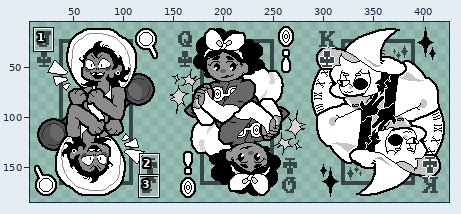
Sprite sheet, stored at ISAT_Playing_Cards/assets/2x/collab_ISAT_spades_2.png. The picture above shows the old version from afar; the outline marks the close-up.
Close-up. Before the commit:
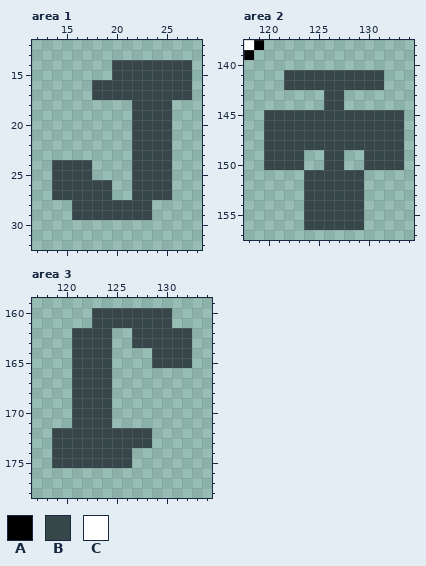
The file is 426x190 pixels. Shown: area 1: x 12..28, y 12..32; area 2: x 118..134, y 138..157; area 3: x 117..134, y 159..178. The wide view leaves out empty margins. The commit also changed other parts of the picture, which this record leaves out.
Palette (. is transparent): A #000000  B #374649  C #ffffff
And afterwards:
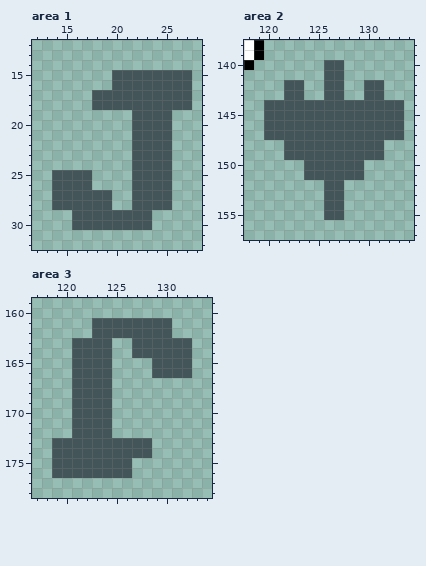
From old to new:
{"colour":"B","old":"#374649","new":"#435559"}
{"where": "area 1"}
{"y":14,"x":20,"old":"BBBBBBBB","new":"........"}
{"y":16,"x":18,"old":"BB","new":".."}
{"y":18,"x":18,"old":"....","new":"BBBB"}
{"y":18,"x":26,"old":"..","new":"BB"}
{"y":24,"x":14,"old":"BBBB","new":"...."}
{"y":26,"x":18,"old":"BB","new":".."}
{"y":28,"x":14,"old":"..","new":"BB"}
{"y":28,"x":20,"old":"BB","new":".."}
{"y":28,"x":24,"old":"..","new":"BB"}
{"y":30,"x":16,"old":"........","new":"BBBBBBBB"}
{"where": "area 2"}
{"y":139,"x":118,"old":"A.","new":"CA"}
{"y":140,"x":118,"old":".","new":"A"}
{"y":140,"x":126,"old":"..","new":"BB"}
{"y":141,"x":122,"old":"BBBB","new":"...."}
{"y":141,"x":128,"old":"BBBB","new":"...."}
{"y":142,"x":124,"old":"BB","new":".."}
{"y":142,"x":128,"old":"BB","new":".."}
{"y":143,"x":122,"old":"..","new":"BB"}
{"y":143,"x":130,"old":"..","new":"BB"}
{"y":144,"x":120,"old":"......","new":"BBBBBB"}
{"y":144,"x":128,"old":"......","new":"BBBBBB"}
{"y":148,"x":120,"old":"BB","new":".."}
{"y":148,"x":132,"old":"BB","new":".."}
{"y":149,"x":120,"old":"BB","new":".."}
{"y":149,"x":124,"old":"..","new":"BB"}
{"y":149,"x":128,"old":"..","new":"BB"}
{"y":149,"x":132,"old":"BB","new":".."}
{"y":150,"x":120,"old":"BBBB..","new":"....BB"}
{"y":150,"x":128,"old":"..BBBB","new":"BB...."}
{"y":152,"x":124,"old":"BB","new":".."}
{"y":152,"x":128,"old":"BB","new":".."}
{"y":153,"x":124,"old":"BB","new":".."}
{"y":153,"x":128,"old":"BB","new":".."}
{"y":154,"x":124,"old":"BB","new":".."}
{"y":154,"x":128,"old":"BB","new":".."}
{"y":155,"x":124,"old":"BB","new":".."}
{"y":155,"x":128,"old":"BB","new":".."}
{"y":156,"x":124,"old":"BBBBBB","new":"......"}
{"where": "area 3"}
{"y":160,"x":123,"old":"BBBBBBBB","new":"........"}
{"y":162,"x":121,"old":"BB","new":".."}
{"y":162,"x":125,"old":"..","new":"BB"}
{"y":162,"x":131,"old":"BB","new":".."}
{"y":164,"x":127,"old":"..","new":"BB"}
{"y":166,"x":129,"old":"....","new":"BBBB"}
{"y":172,"x":119,"old":"BB","new":".."}
{"y":172,"x":125,"old":"BBBB","new":"...."}
{"y":174,"x":127,"old":"..","new":"BB"}
{"y":176,"x":119,"old":"........","new":"BBBBBBBB"}
{"label":"changed","picture_box":[52,60,192,230]}
{"label":"changed","picture_box":[244,50,404,230]}
{"label":"changed","picture_box":[52,308,192,478]}
